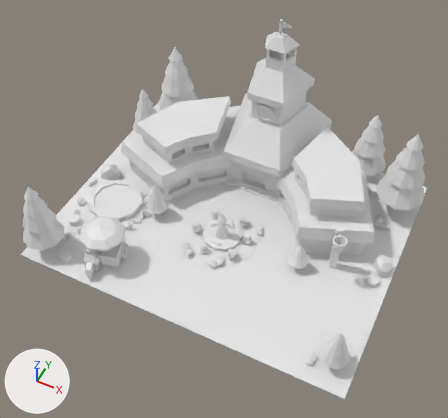
The glTF model dist/school.glb, before and after one commit.
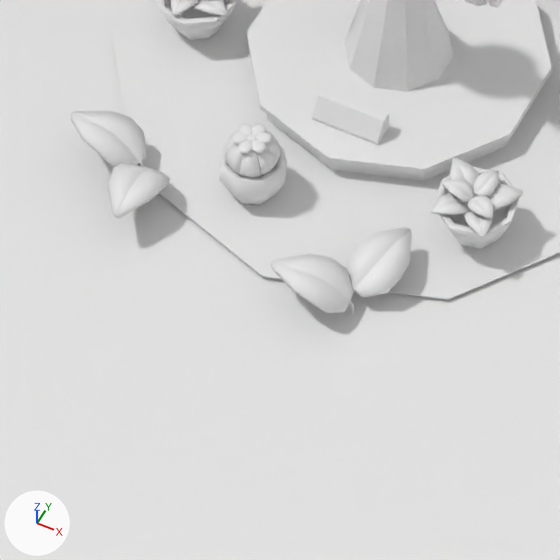
Each version appears first whole from a 50 mm lens placed at (2.141, -4.333, 5.809), pointed at (0.081, -0.212, 0.658), and next in a close-up on the part from 38% to 54% of the width and 55% to 72% of the height. The axes (+X, +Y, +Z) are drawn at lower left. The lights are the same throughout. Vertices at the same position are counted once.

Objects in the first close-up: 'school-scene'.
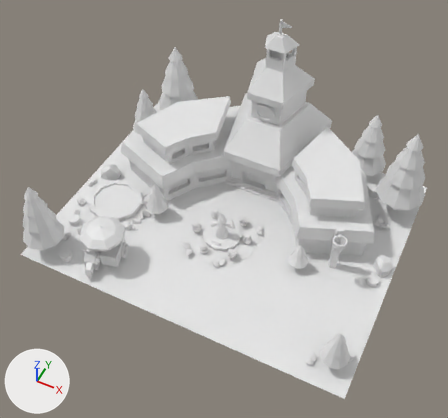
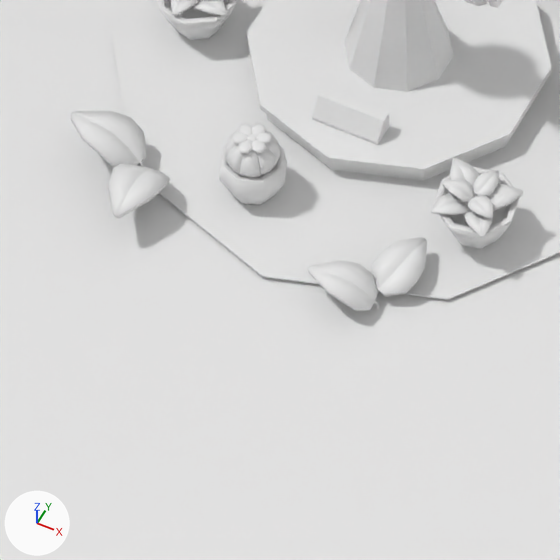
Where the newer file only moved an object's origin or applied its transform, the numbers keep the older frame.

Edits to the bpy script that builds the scene:
```text
Change me_cube_053:
    where me_cube_053.from_pydata(...)  # 8205 vertices, 15297 faces; spans x -2.01..2.02, y -1.41..1.9, z -0.03..2.14
    used by ob_school_scene; location = (0.0, 0.0, 0.0)
    me_cube_053 part 1: the loose piece of 86 vertices spanning x 0.02..0.15, y -0.59..-0.5, z -0.03..0.07 is multiplied about its middle by the matrix ((-0.242, 0.814, 0.168), (-0.812, -0.269, 0.136), (0.18, -0.119, 0.839)), then moved by (0.09, 0.09, -0.01)
    me_cube_053 part 2
    84 vertices are removed from x 0.11..0.2, y -0.54..-0.4, z -0.03..0.06
    168 faces are deleted
    1 vertex moves from x 0.14, y -0.52, z 0.03 to x 0.17, y -0.52, z 0.02
    84 vertices are added at x 0.07..0.18, y -0.56..-0.49, z -0.03..0.05
    168 new faces join them
```

Pixel boxes [x1, y1, x2, y2] of what changed, in the close-ups (560 x 560 px; the box of a moved part takes in the faces that stretch with it):
part 1 of me_cube_053, moved or reshaped
    before: [271, 254, 354, 314]
    after: [372, 237, 427, 304]
part 2 of me_cube_053, moved or reshaped
    before: [346, 227, 412, 309]
    after: [308, 260, 379, 311]
